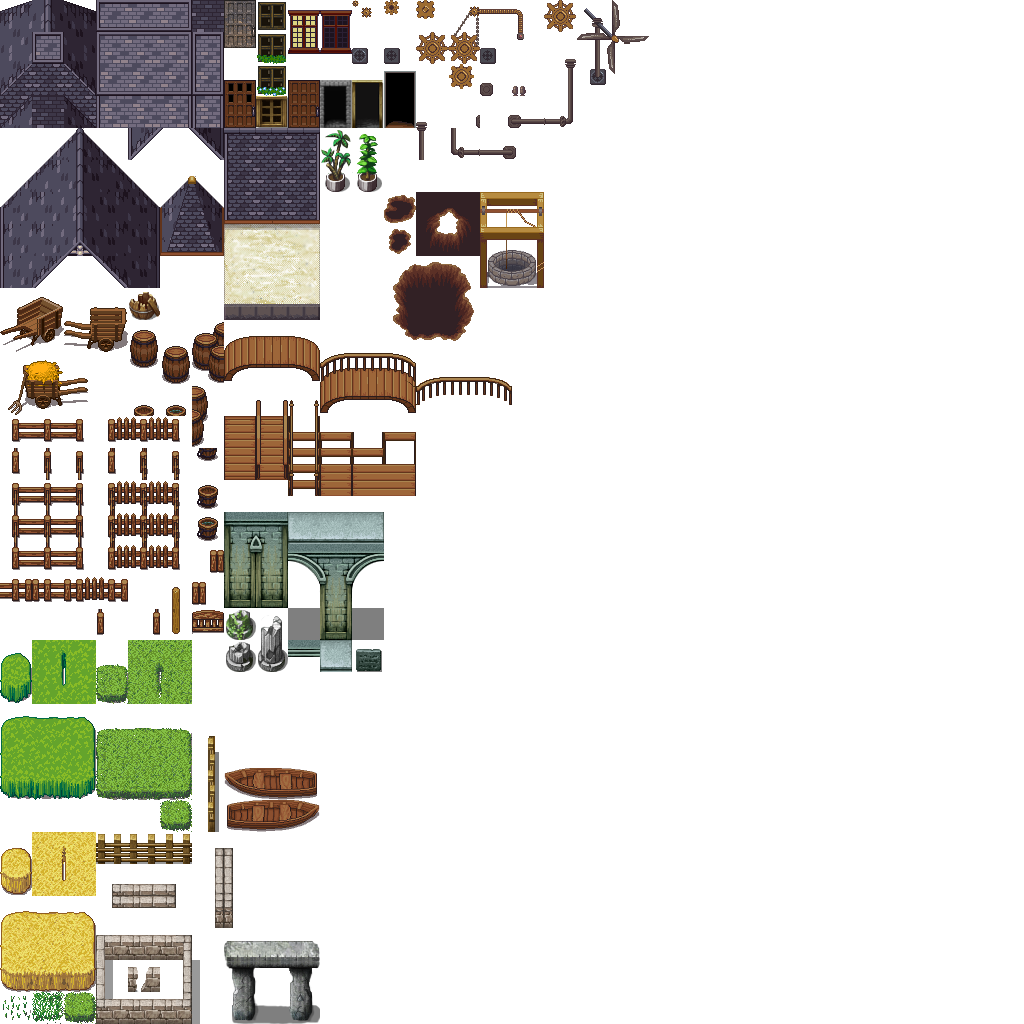
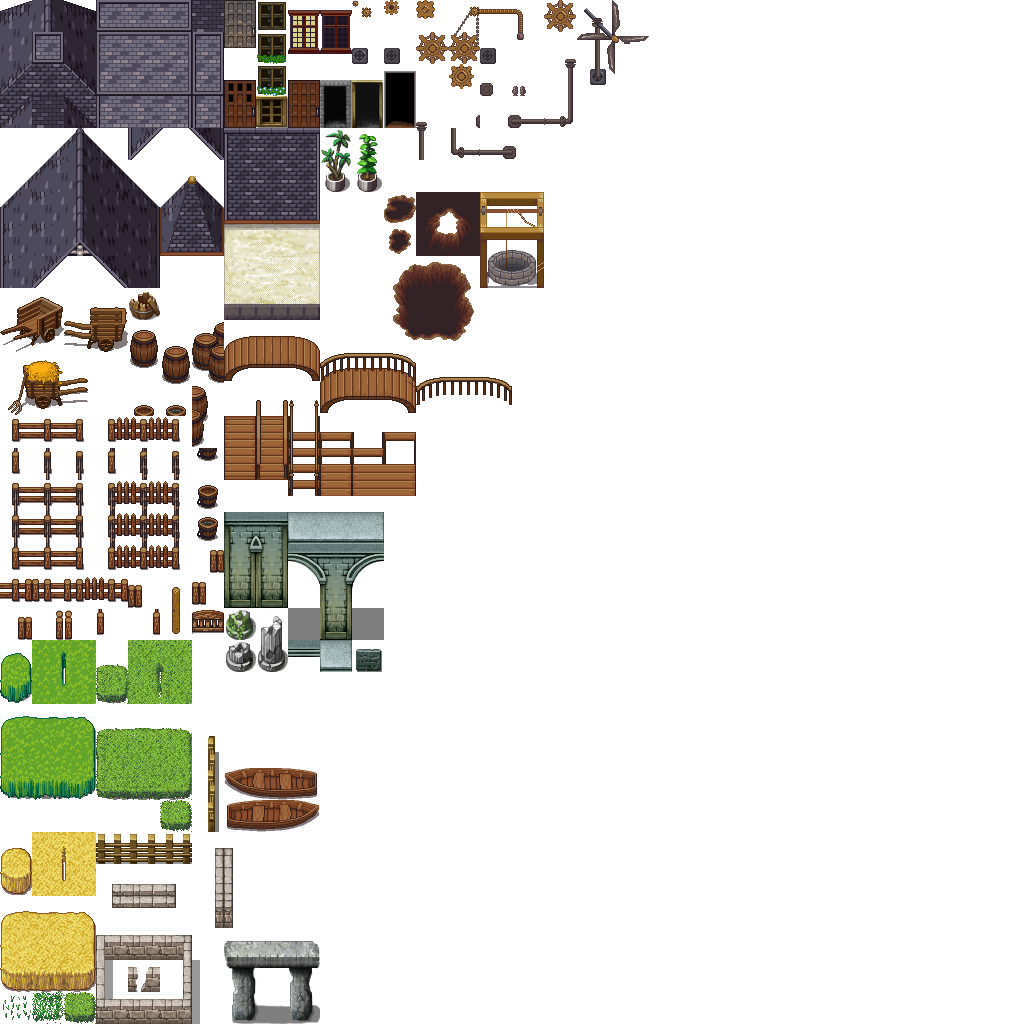
Layer changes from the first 1024x1024 image to the second:
painted on "Calque" over [18, 585, 142, 640]
